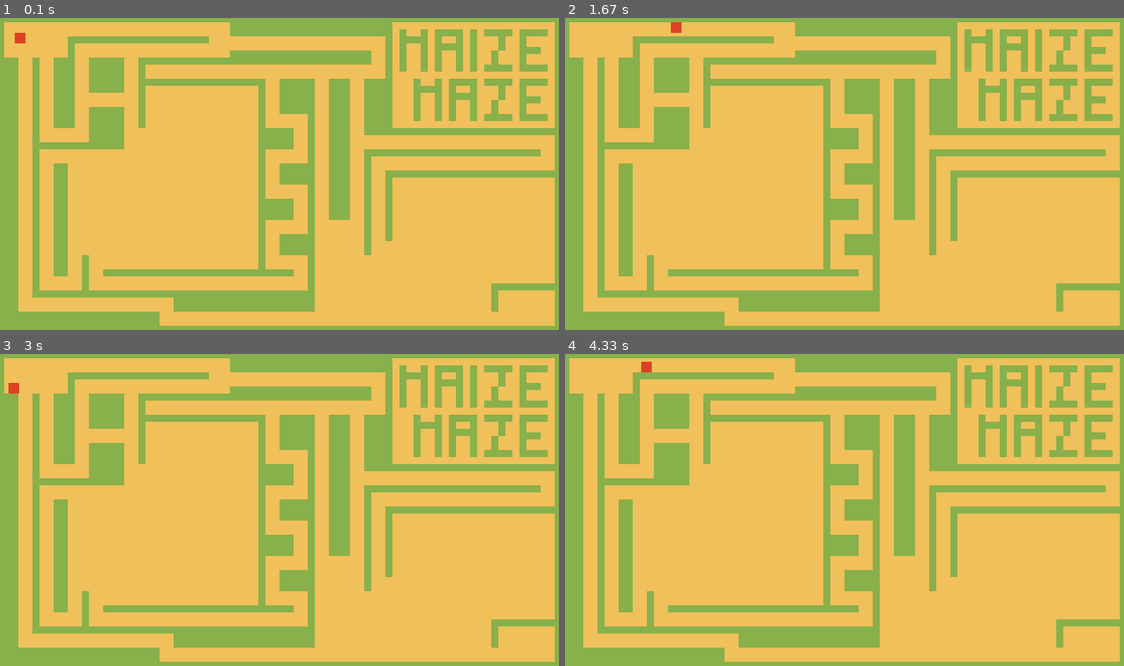
Above: before the commit, frames 1-4 (two rows, left to right).
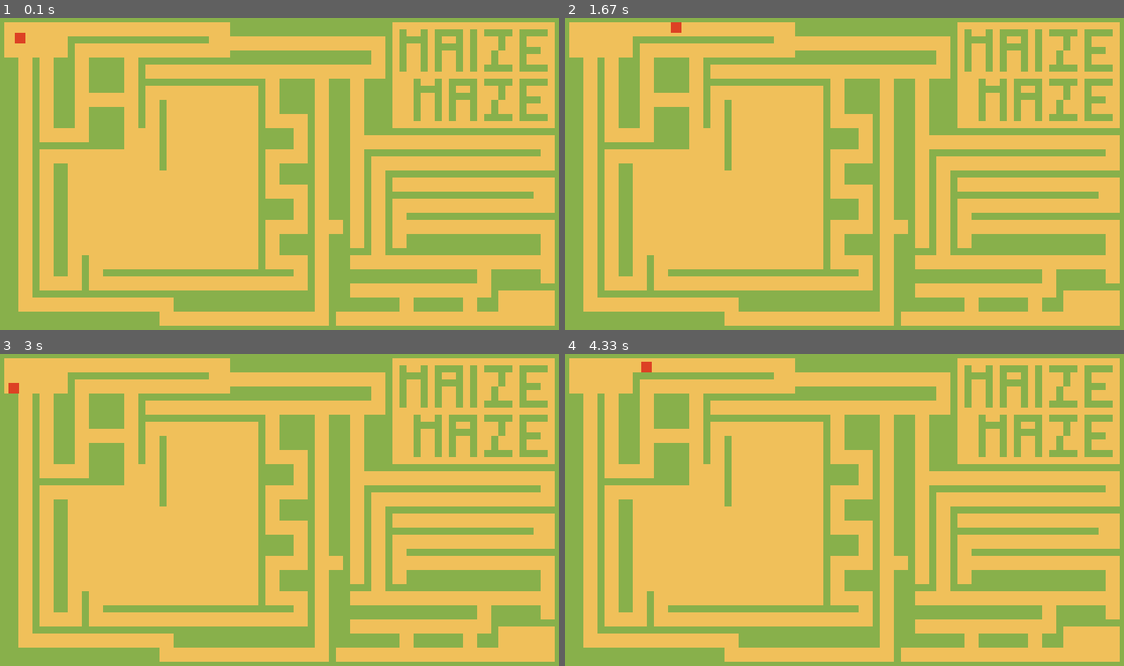
Above: after the commit, the same moments.

Repository: UCHMS19-20/final-project-wfelcone
Game: pygame game, started from src/game_here.py
Same seed, same stepped clock (60 frames per second), same inputs: the game is played once before the commit and once after it.
Inputs:
- Up to frame 1 (0.1 s): no input
- Up to frame 2 (1.67 s): hold Right 0.33-0.8 s; hold Up 0.83-1.13 s; hold Right 1.17-1.63 s
- Up to frame 3 (3 s): hold Left 1.67-2.2 s; hold Down 2.23-2.53 s; hold Left 2.57-2.97 s
- Up to frame 4 (4.33 s): hold Up 3-3.37 s; hold Right 3.4-4.03 s; hold Down from 4.07 s (still down)

The runs differ from the first frame. In frame 1, 6.7% of the frame differs, in the area x 28-100%, y 26-99%; in frame 2, 6.7%; in frame 3, 6.7%; in frame 4, 6.7%.

Commit message:
nearly finished walls

Diff:
--- a/src/game_here.py
+++ b/src/game_here.py
@@ -252,6 +252,68 @@
 wall = Wall(80, 210, 20, 160)
 wall_list.add(wall)
 all_sprite_list.add(wall)
+
+wall = Wall(560, 250, 200, 10)
+wall_list.add(wall)
+all_sprite_list.add(wall)
+
+wall = Wall(580, 280, 210, 10)
+wall_list.add(wall)
+all_sprite_list.add(wall)
+
+wall = Wall(580, 310, 190, 30)
+wall_list.add(wall)
+all_sprite_list.add(wall)
+
+wall = Wall(700, 360, 70, 20)
+wall_list.add(wall)
+all_sprite_list.add(wall)
+
+wall = Wall(470, 310, 30, 110)
+wall_list.add(wall)
+all_sprite_list.add(wall)
+
+wall = Wall(470, 400, 10, 110)
+wall_list.add(wall)
+all_sprite_list.add(wall)
+
+wall = Wall(490, 290, 10, 110)
+wall_list.add(wall)
+all_sprite_list.add(wall)
+
+wall = Wall(500, 400, 70, 20)
+wall_list.add(wall)
+all_sprite_list.add(wall)
+
+wall = Wall(590, 400, 70, 20)
+wall_list.add(wall)
+all_sprite_list.add(wall)
+
+wall = Wall(680, 400, 20, 20)
+wall_list.add(wall)
+all_sprite_list.add(wall)
+
+wall = Wall(500, 360, 180, 20)
+wall_list.add(wall)
+all_sprite_list.add(wall)
+
+wall = Wall(500, 330, 30, 10)
+wall_list.add(wall)
+all_sprite_list.add(wall)
+
+wall = Wall(550, 330, 30, 10)
+wall_list.add(wall)
+all_sprite_list.add(wall)
+
+wall = Wall(550, 300, 10, 40)
+wall_list.add(wall)
+all_sprite_list.add(wall)
+
+wall = Wall(230, 120, 10, 100)
+wall_list.add(wall)
+all_sprite_list.add(wall)
+
+
 #---Letters-----------------------------------------------
 #The letter that it is is captialized
 
